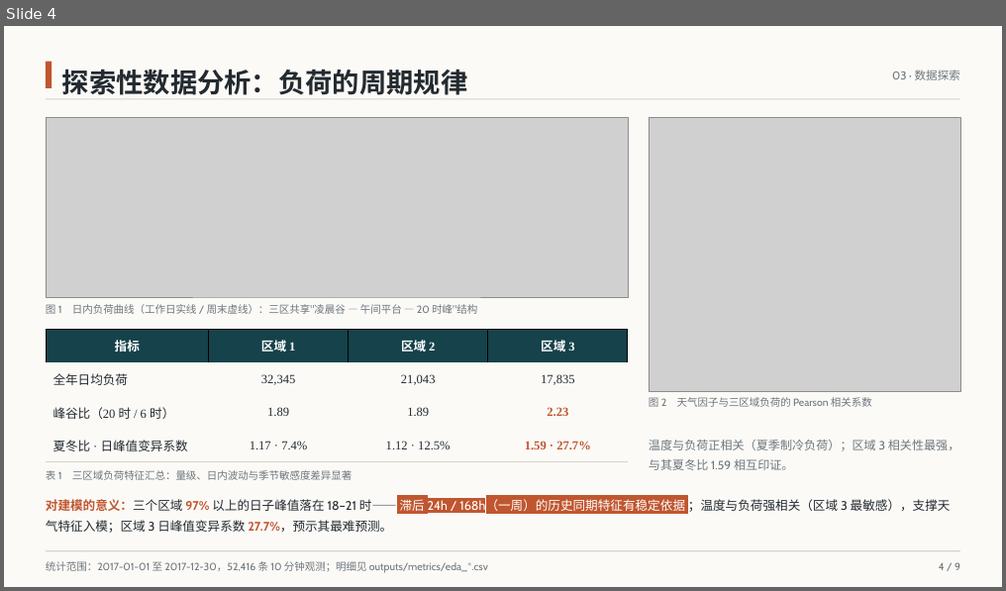
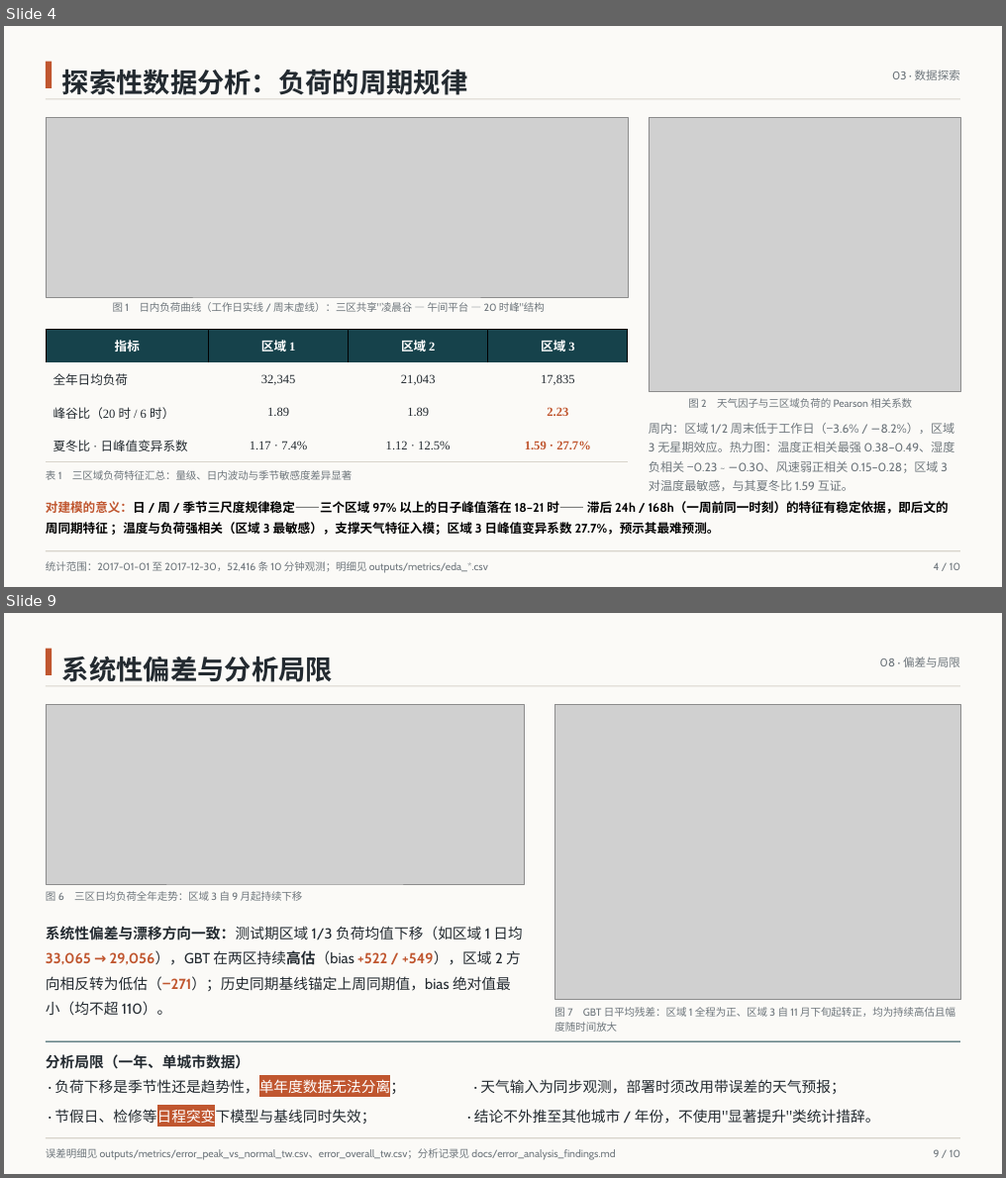
Before and after one commit to 77xiang/python_data_processing, a slide deck: deliverables/课程汇报PPT/课程汇报PPT.pptx. Shown one above the other, each under a label of ours: slide 4 before the commit, slides 4 and 9 after it; the slides between them are not shown. The pictures are 1006x591 and 1006x1178 pixels, drawn with LibreOffice and Linux fonts; fonts in the diff are those of the drawing; grey boxes stand for pictures. Boxes give left, top, right and bottom in pixels: in the first picture for what was removed or moved away, otherwise in the second. Text is boxed around its words. In the diff, an @@ line names an element or a change of style, - is before the commit and + after.

```diff
--- a/deliverables/课程汇报PPT/课程汇报PPT.pptx
+++ b/deliverables/课程汇报PPT/课程汇报PPT.pptx
@@ slide 9 added at (4,613,1002,1174), background #FBFAF7 @@
@@ rectangle added at (46,649,52,675), fill #C0562F @@
@@ text added at (62,657,333,682), 26 pt, text #232A30, bold @@
+系统性偏差与分析局限
@@ text added at (880,657,960,667), 11 pt, text #6E767C @@
+08 · 偏差与局限
@@ rectangle added at (46,685,960,686), fill #D8D4CB @@
@@ picture added at (46,704,525,884) @@
@@ picture added at (555,704,960,999) @@
@@ text added at (46,889,303,903), 10 pt, text #6E767C @@
+图 6 三区日均负荷全年走势：区域 3 自 9 月起持续下移
@@ text added at (46,926,522,1015), 14 pt, text #232A30 @@
+系统性偏差与漂移方向一致：测试期区域 1/3 负荷均值下移（如区域 1 日均 33,065 → 29,056），GBT 在两区持续高估（bias +522 / +549），区域 2 方向相反转为低估（−271）；历史同期基线锚定上周同期值，bias 绝对值最小（均不超 110）。
@@ text added at (554,1007,955,1032), 10 pt, text #6E767C @@
+图 7 GBT 日平均残差：区域 1 全程为正、区域 3 自 11 月下旬起转正，均为持续高估且幅度随时间放大
@@ rectangle added at (46,1042,960,1042), fill #16424B @@
@@ text added at (46,1055,250,1069), 14 pt, text #232A30, bold @@
+分析局限（一年、单城市数据）
@@ text added at (54,1077,880,1126), 14 pt, text #232A30 @@
+· 负荷下移是季节性还是趋势性，单年度数据无法分离； · 天气输入为同步观测，部署时须改用带误差的天气预报；
+· 节假日、检修等日程突变下模型与基线同时失效； · 结论不外推至其他城市 / 年份，不使用"显著提升"类统计措辞。
@@ rectangle added at (46,1138,960,1139), fill #D8D4CB @@
@@ text added at (46,1149,615,1160), 10 pt, text #6E767C @@
+误差明细见 outputs/metrics/error_peak_vs_normal_tw.csv、error_overall_tw.csv；分析记录见 docs/error_analysis_findings.md
@@ text added at (934,1150,960,1157), 10 pt, text #6E767C @@
+9 / 10
@@ slide 4 changed as well @@
@@ text "图 1 日内负荷曲线（工作日实线 / 周末虚线）：三区共享"凌晨谷 ..." rewrapped from (46,302,477,316) to (113,302,545,312) @@
@@ text "图 2 天气因子与三区域负荷的 Pearson 相关系数" rewrapped from (648,395,872,409) to (688,398,912,408) @@
@@ text at (648,423,955,491): text changed @@
-温度与负荷正相关（夏季制冷负荷）；区域 3 相关性最强，与其夏冬比 1.59 相互印证。
+周内：区域 1/2 周末低于工作日（−3.6% / −8.2%），区域 3 无星期效应。热力图：温度正相关最强 0.38–0.49、湿度负相关 −0.23 ~ −0.30、风速弱正相关 0.15–0.28；区域 3 对温度最敏感，与其夏冬比 1.59 互证。
@@ text at (46,499,948,535): text changed; text colour #232A30 to #000000; bold on @@
-对建模的意义：三个区域 97% 以上的日子峰值落在 18–21 时—— 滞后 24h / 168h（一周）的历史同期特征有稳定依据 ；温度与负荷强相关（区域 3 最敏感），支撑天气特征入模；区域 3 日峰值变异系数 27.7%，预示其最难预测。
+对建模的意义：日 / 周 / 季节三尺度规律稳定——三个区域 97% 以上的日子峰值落在 18–21 时—— 滞后 24h / 168h（一周前同一时刻）的特征有稳定依据，即后文的周同期特征 ；温度与负荷强相关（区域 3 最敏感），支撑天气特征入模；区域 3 日峰值变异系数 27.7%，预示其最难预测。
@@ text at (934,563,960,570): text changed @@
-4 / 9
+4 / 10
```
Also in this commit, not shown: 8 other slides changed, 8 other files.
